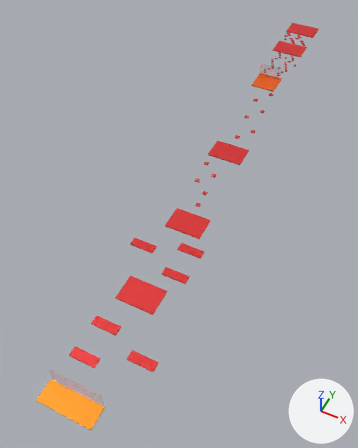
A saved change to the glTF model assets/level3.glb.
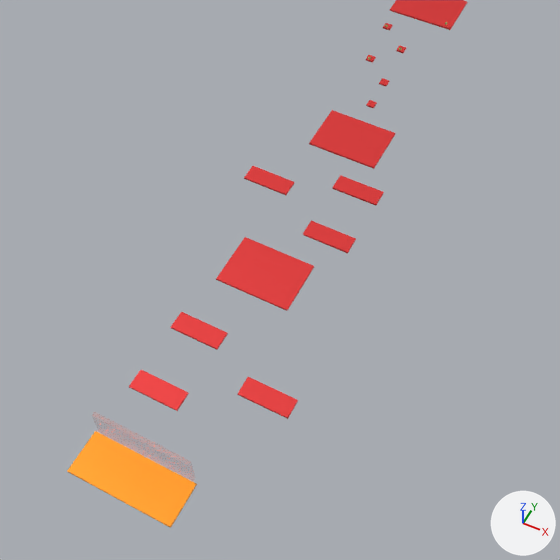
Each version is shown whole from a 50 mm camera at (261.0, -1228.0, 616.0) aimed at (-29.0, -647.0, -110.0), then close up on the part from 0% to 83% of the width and 33% to 100% of the height. Arrows for +X, +Y and +Z are at lower right; the lights stay in place. Where no turn or scale is listed for an object, it has been applied to the vertices.

The first close-up shows 'End.003', 'Platform.043', 'Platform.044', 'Platform.045', 'Platform.057', 'Platform.058', 'Platform.059', 'Platform.060', 'Platform.061', 'Platform.062'.
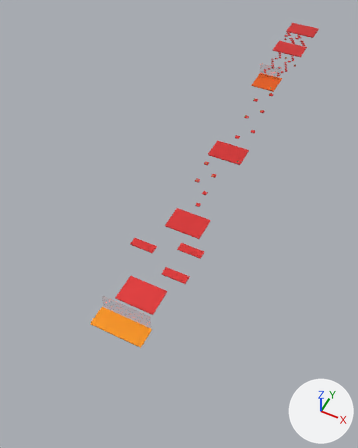
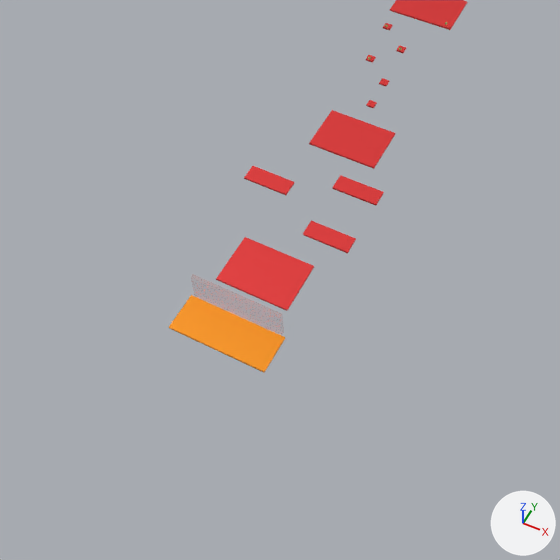
Boxes [x1, y1, x2, y2] around the edits, measured in the close-ups (560 x 560 px):
'End.003', moved
    before: [67, 431, 197, 528]
    after: [169, 295, 285, 373]
'Platform.062', deleted (red)
    before: [238, 377, 298, 419]
'Platform.061', deleted (red)
    before: [129, 370, 189, 411]
'Platform.060', deleted (red)
    before: [171, 312, 228, 350]

What the commit changed:
Object 'End.003' (ob_end_003) moves from (0.0, -1048.0, -75.0) to (0.0, -910.0, -75.0).
Object 'Platform.060' (ob_platform_060) is deleted.
Object 'Platform.061' (ob_platform_061) is deleted.
Object 'Platform.062' (ob_platform_062) is deleted.
